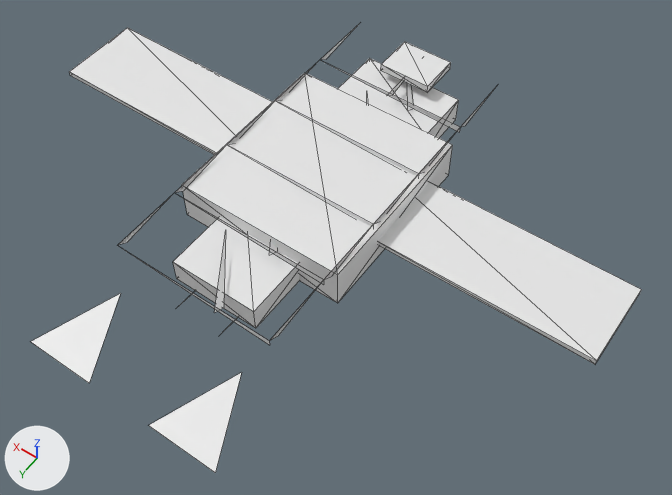
What one commit did to the OBJ model GameData/Meshes/Designs/korath/korath_hero_mk1_16.obj.
Rendered twice from a 50 mm lens placed at (-3.94, 5.23, 7.46), pointed at (-0.52, 0.44, -0.07). Arrows for +X, +Y and +Z are at lower left; the lights stay in place. The older version comes first. Mesh edges are drawn as thin lines. Where no turn or scale is listed for an object, it has been applied to the vertices. Vertices at exactly the same position are counted once.

In view in the first picture: 'korath_hero_mk1_16'.
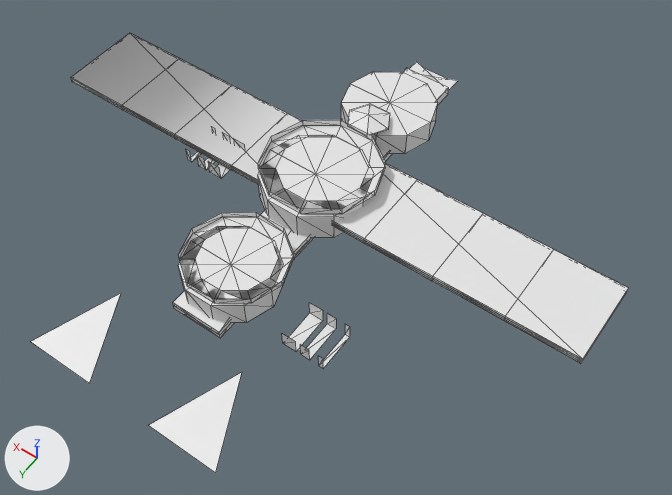
Diff of the bpy script that builds the scene:
```diff
--- a/GameData/Meshes/Designs/korath/korath_hero_mk1_16.obj.py
+++ b/GameData/Meshes/Designs/korath/korath_hero_mk1_16.obj.py
@@ me_korath_hero_mk1_16 @@
 # used by ob_korath_hero_mk1_16; location = (0.0, 0.0, 0.0)
-me_korath_hero_mk1_16.from_pydata(...)  # 138 vertices, 108 faces; spans x -3.32..3.32, y -2.07..3.07, z -0.08..0.52
+me_korath_hero_mk1_16.from_pydata(...)  # 392 vertices, 438 faces; spans x -3.21..3.21, y -2.35..3.07, z -0.01..0.47
+# me_korath_hero_mk1_16 part 1: a new loose piece, a box spanning x -0.29..0.29, y -2.13..2.0, z -0.01..0.09
+# me_korath_hero_mk1_16 part 2: the loose piece of 8 vertices spanning x -0.96..0.96, y -1.03..1.03, z 0.0..0.47 is rebuilt with 24 vertices and now spans x -0.6..0.6, y -0.5..0.64, z 0.04..0.38
+# me_korath_hero_mk1_16 part 3: the loose piece of 8 vertices spanning x -0.6..0.6, y -1.79..-1.1, z 0.02..0.33 is rebuilt with 24 vertices and now spans x -0.53..0.53, y -1.82..-0.8, z 0.04..0.32
+# me_korath_hero_mk1_16 part 4: the loose piece of 8 vertices spanning x -0.5..0.5, y 0.62..1.72, z 0.0..0.28 is rebuilt with 24 vertices and now spans x -0.5..0.5, y 0.97..1.92, z 0.04..0.32
+# me_korath_hero_mk1_16 part 5: the loose piece of 8 vertices spanning x -3.32..-0.04, y -0.62..0.34, z 0.2..0.26 is rebuilt with 48 vertices and now spans x -3.21..-0.06, y -0.55..0.41, z 0.21..0.28
+# me_korath_hero_mk1_16 part 6: the loose piece of 8 vertices spanning x 0.04..3.32, y -0.62..0.34, z 0.2..0.26 is rebuilt with 40 vertices and now spans x 0.06..3.21, y -0.55..0.41, z 0.21..0.28
+# me_korath_hero_mk1_16 part 7: 12 loose pieces with 41 vertices, spanning x -0.31..0.31, y -2.07..1.18, z -0.08..0.52, are deleted
+# me_korath_hero_mk1_16 part 8
+# 48 vertices are removed from x -2.26..2.26, y -2.07..2.0, z -0.08..0.52
+# 22 faces are deleted
+# 124 vertices are added at x -1.86..1.5, y -2.35..2.0, z -0.01..0.47
+# 24 new vertices lie (0.0, 0.0, 0.17) away from vertices in x -1.34..1.34, y 0.14..1.79, z 0.18
+# 16 new vertices lie (0.32, 0.0, 0.0) away from vertices in x -0.16, y -2.35..2.0, z -0.01..0.01
+# 16 new vertices lie (0.0, 0.22, 0.0) away from vertices in x -0.29..0.29, y -2.35..1.78, z 0.04
+# 11 new vertices lie (0.0, 0.0, 0.08) away from vertices in x -0.66..0.66, y -0.66..0.58, z 0.38
+# 11 new vertices lie (0.0, 0.0, 0.07) away from vertices in x -0.55..0.55, y 0.83..1.88, z 0.32
+# 8 new vertices lie (0.9, 0.0, 0.0) away from vertices in x -1.86..0.96, y -0.14..0.0, z 0.21..0.23
+# 166 new faces join them
+# other edits to the shape of me_korath_hero_mk1_16 do not show in these pictures
```

Changed parts and their boxes (x1, y1, x2, y2) in the pictures (672 x 495 px):
'korath_hero_mk1_16', reshaped
    before: (31, 23, 642, 473)
    after: (31, 33, 628, 473)
part 1 of me_korath_hero_mk1_16, added
    after: (173, 68, 449, 338)
part 2 of me_korath_hero_mk1_16, rebuilt (57% narrower, 55% shorter)
    before: (182, 73, 453, 303)
    after: (258, 135, 374, 238)
part 3 of me_korath_hero_mk1_16, rebuilt
    before: (338, 58, 458, 138)
    after: (341, 72, 438, 154)
part 4 of me_korath_hero_mk1_16, rebuilt
    before: (173, 217, 299, 328)
    after: (178, 226, 284, 323)
part 5 of me_korath_hero_mk1_16, rebuilt
    before: (378, 182, 642, 364)
    after: (335, 164, 628, 363)
part 6 of me_korath_hero_mk1_16, rebuilt
    before: (69, 28, 272, 155)
    after: (71, 33, 301, 185)
part 7 of me_korath_hero_mk1_16, deleted
    before: (381, 42, 451, 110)
part 8 of me_korath_hero_mk1_16, cut back
    before: (118, 23, 497, 345)
    after: (179, 62, 458, 368)
